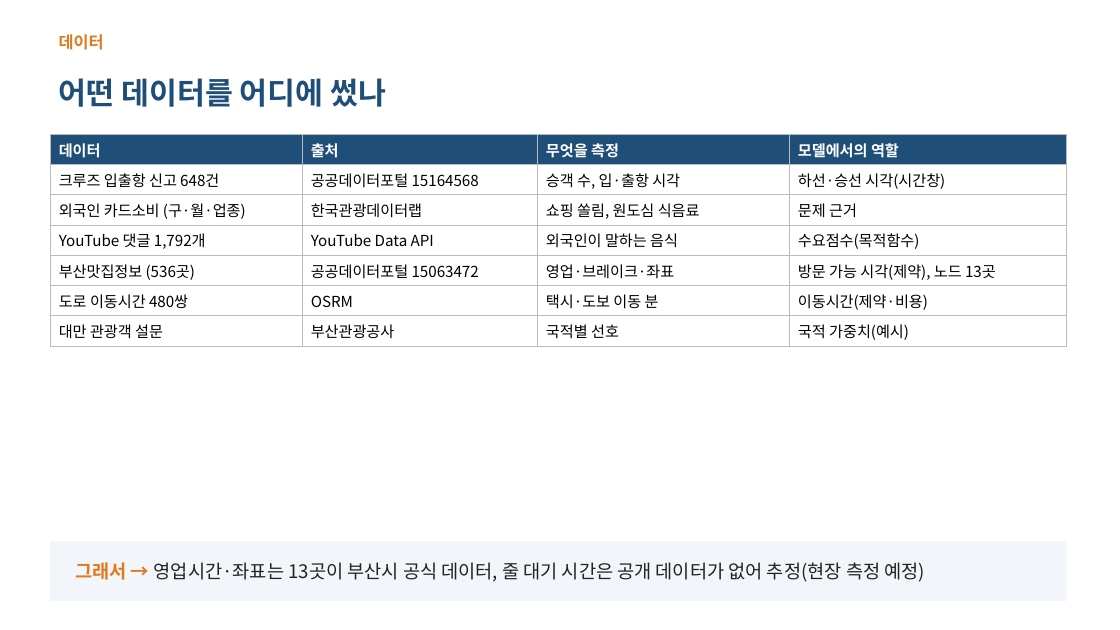
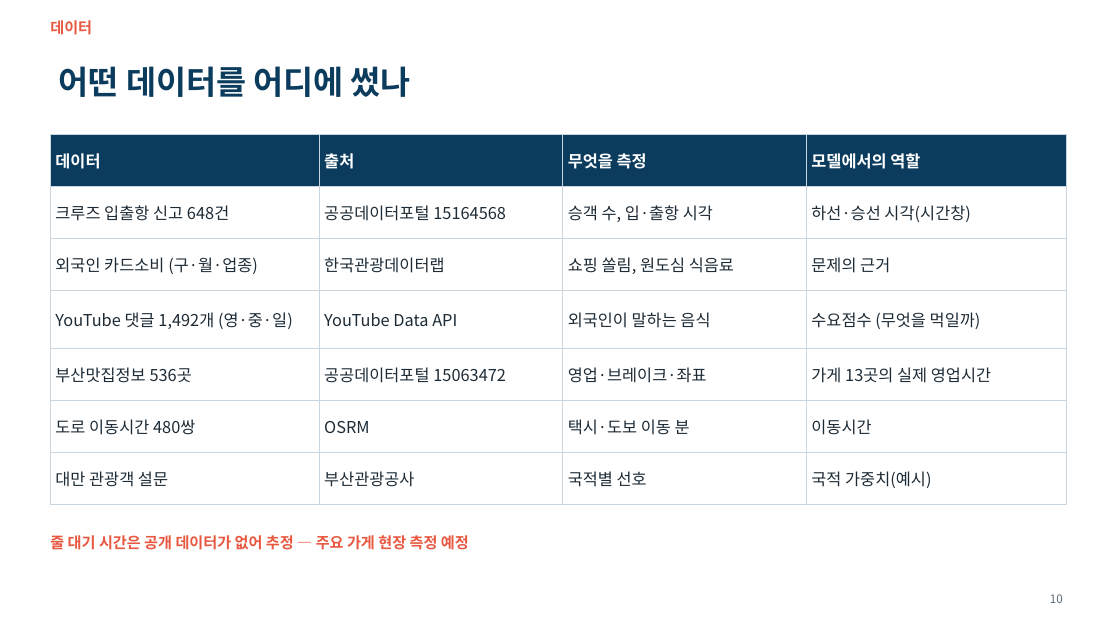
Before and after one commit to ddayoung03/busan-cruise-unpassing, a slide deck: slide 10 of 05_문서/3주차_발표자료.pptx (slide 6 before the commit). Drawn at 1120x630 pixels with LibreOffice and Linux fonts; fonts in the diff are those of the drawing. Boxes give left, top, right and bottom in pixels: in the first picture for what was removed or moved away, otherwise in the second. Text is boxed around its words. In the diff, an @@ line names an element or a change of style, - is before the commit and + after.

```diff
--- a/05_문서/3주차_발표자료.pptx
+++ b/05_문서/3주차_발표자료.pptx
@@ text "데이터": place and size @@
-text "데이터" at bbox=[59, 34, 104, 50]
+text "데이터" at bbox=[50, 20, 92, 35]
@@ text "데이터" at bbox=[50, 20, 92, 35]: size 14 to 13 pt, text colour #E07A1F to #E8573F; vertical alignment middle to top @@
@@ title "어떤 데이터를 어디에 썼나": place and size @@
-title "어떤 데이터를 어디에 썼나" at bbox=[59, 78, 386, 107]
+title "어떤 데이터를 어디에 썼나" at bbox=[59, 66, 411, 97]
@@ title "어떤 데이터를 어디에 썼나" at bbox=[59, 66, 411, 97]: size 26 to 28 pt, text colour #1F4E79 to #0B3C5D @@
@@ table at bbox=[50, 134, 1067, 492] @@
-row 3, column 4: 문제 근거
+row 3, column 4: 문제의 근거
-row 4, column 1: YouTube 댓글 1,792개
+row 4, column 1: YouTube 댓글 1,492개 (영·중·일)
-row 4, column 4: 수요점수(목적함수)
+row 4, column 4: 수요점수 (무엇을 먹일까)
-row 5, column 1: 부산맛집정보 (536곳)
+row 5, column 1: 부산맛집정보 536곳
-row 5, column 4: 방문 가능 시각(제약), 노드 13곳
+row 5, column 4: 가게 13곳의 실제 영업시간
-row 6, column 4: 이동시간(제약·비용)
+row 6, column 4: 이동시간
@@ fill #1F4E79 to #0B3C5D in row 1 @@
@@ size 13 to 14 pt in "데이터", "출처", "무엇을 측정", "모델에서의 역할" and 18 more places @@
@@ text colour #000000 to #1D2B36 in "크루즈 입출항 신고 648건", "공공데이터포털 15164568", "승객 수, 입·출항 시각", "하선·승선 시각(시간창)" and 14 more places @@
@@ borders changed @@
@@ text at bbox=[50, 533, 469, 553]: text changed; size 16 to 13 pt; text colour #222222 to #E8573F; bold on @@
-그래서 → 영업시간·좌표는 13곳이 부산시 공식 데이터, 줄 대기 시간은 공개 데이터가 없어 추정(현장 측정 예정)
+줄 대기 시간은 공개 데이터가 없어 추정 — 주요 가게 현장 측정 예정
@@ text "줄 대기 시간은 공개 데이터가 ..." at bbox=[50, 533, 469, 553]: vertical alignment middle to top @@
@@ rectangle removed at bbox=[50, 542, 1067, 601] @@
@@ page number added at bbox=[1050, 594, 1063, 603], 10 pt, text #5B6B78 @@
+10
```
Also in this commit, not shown: 10 other slides changed, 15 slides added, 9 slides removed, 13 other files.
